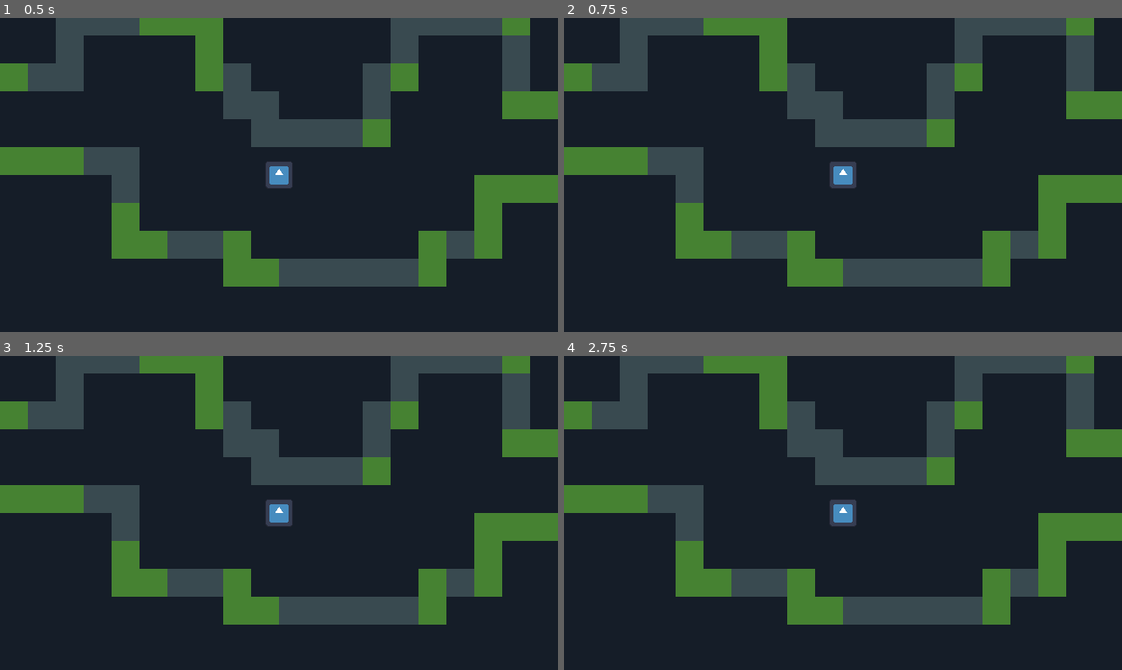
Above: before the commit, frames 1-4 (two rows, left to right).
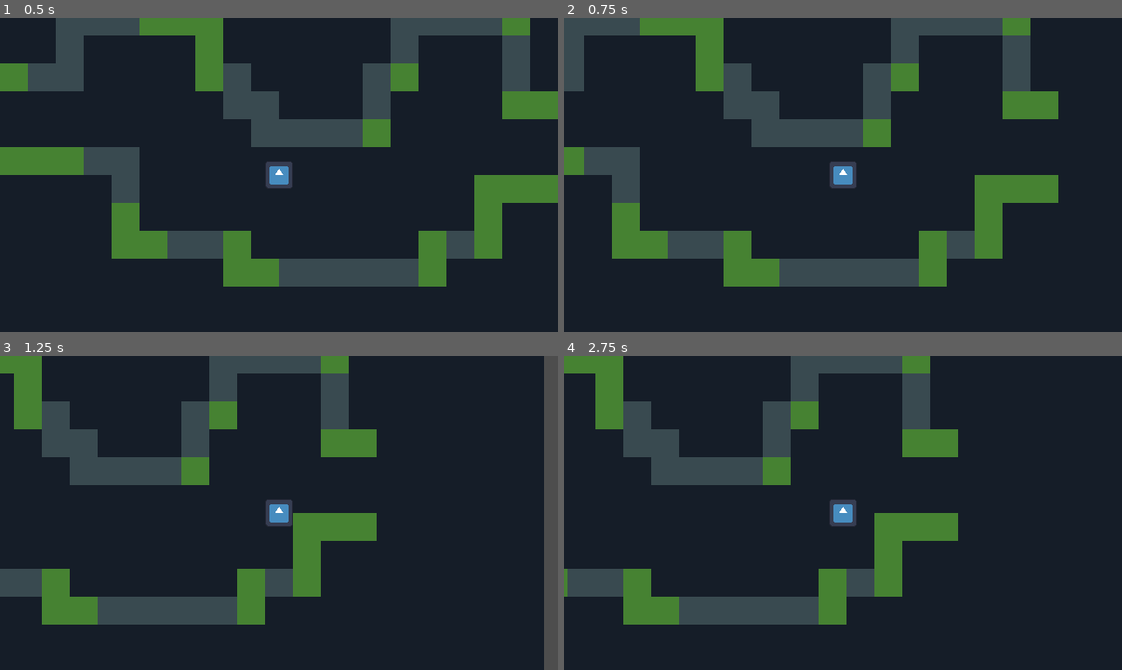
Above: after the commit, the same moments.

Repository: FoxParadeAFK/Specter-Sforzando
Game: Godot game, scene res://scenes/tests/test_player_scene.tscn
The game is run twice, just before and just after one commit, with the same random seed, the same clock (stepped at 60 frames per second) and the same inputs. The engine's default icon, where the game draws it, is replaced by a stand-in: a white triangle on a blue panel in a dark square.
Inputs:
- Up to frame 1 (0.5 s): no input
- Up to frame 2 (0.75 s): tap Enter (ui_accept) at 0.5 s; hold Right (ui_right) from 0.53 s (still down)
- Up to frame 3 (1.25 s): keep holding Right (ui_right); tap Enter (ui_accept) at 0.77 s
- Up to frame 4 (2.75 s): release Right (ui_right) at 1.28 s; hold Left (ui_left) 1.28-2.03 s; tap Enter (ui_accept) at 1.52 s; hold Right (ui_right) from 2.03 s (still down)

Frame 1 is identical in both runs. In frame 2, 35% of the frame differs, in the area x 0-100%, y 0-86%; in frame 3, 40%, in the area x 0-100%, y 0-100%; in frame 4, 39%.

Commit message:
Basic idle state + move state implementation

Diff:
--- a/specter-sforzando/scenes/player.tscn
+++ b/specter-sforzando/scenes/player.tscn
@@ -3,6 +3,7 @@
 [ext_resource type="Texture2D" uid="uid://bou4hgyqcrli8" path="res://icon.svg" id="1_3vyb7"]
 [ext_resource type="Script" uid="uid://bxkry2svf1k24" path="res://scripts/player/player.gd" id="1_g2els"]
 [ext_resource type="Script" uid="uid://b6aa5bsmmqtev" path="res://scripts/player/idle_state.gd" id="2_qhqgy"]
+[ext_resource type="Script" uid="uid://c8d3tvcih1a6d" path="res://scripts/player/move_state.gd" id="3_dqkch"]
 
 [sub_resource type="RectangleShape2D" id="RectangleShape2D_3vyb7"]
 size = Vector2(8, 8)
@@ -16,6 +17,10 @@
 script = ExtResource("2_qhqgy")
 metadata/_custom_type_script = "uid://b6aa5bsmmqtev"
 
+[node name="MoveState" type="Node2D" parent="FiniteStateMachine" unique_id=934989131]
+script = ExtResource("3_dqkch")
+metadata/_custom_type_script = "uid://c8d3tvcih1a6d"
+
 [node name="Sprite2D" type="Sprite2D" parent="." unique_id=1459584434]
 scale = Vector2(0.0625, 0.0625)
 texture = ExtResource("1_3vyb7")
--- a/specter-sforzando/scripts/player/idle_state.gd
+++ b/specter-sforzando/scripts/player/idle_state.gd
@@ -1,7 +1,10 @@
 class_name IdleState extends State
 
-func enter() -> void: pass
+func enter() -> void:
+	player.velocity.x = 0
 
-func physics_update(_delta: float) -> void: pass
+func physics_update(_delta: float) -> void:
+	if player.horizontal_input != 0:
+		player.transition_state(player.move_state)
 
 func exit() -> void: pass
--- /dev/null
+++ b/specter-sforzando/scripts/player/move_state.gd
@@ -0,0 +1,11 @@
+class_name MoveState extends State
+
+func enter() -> void: pass
+
+func physics_update(_delta: float) -> void:
+	player.velocity.x = player.horizontal_input * 100
+
+	if player.horizontal_input == 0:
+		player.transition_state(player.idle_state)
+
+func exit() -> void: pass
--- a/specter-sforzando/scripts/player/player.gd
+++ b/specter-sforzando/scripts/player/player.gd
@@ -10,12 +10,19 @@
 
 var current_state: State
 var idle_state: IdleState
+var move_state: MoveState
+
+var horizontal_input: float
 
 func _ready() -> void:
 	idle_state = get_node_or_null("FiniteStateMachine/IdleState")
 	idle_state.engage(self, "idle")
+	move_state = get_node_or_null("FiniteStateMachine/MoveState")
+	move_state.engage(self, "move")
 	transition_state(idle_state)
 
 func _physics_process(_delta: float) -> void:
+	horizontal_input = Input.get_axis("ui_left", "ui_right")
+
 	current_state.physics_update(_delta)
 	move_and_slide()
Not shown, added: specter-sforzando/scripts/player/move_state.gd.uid
